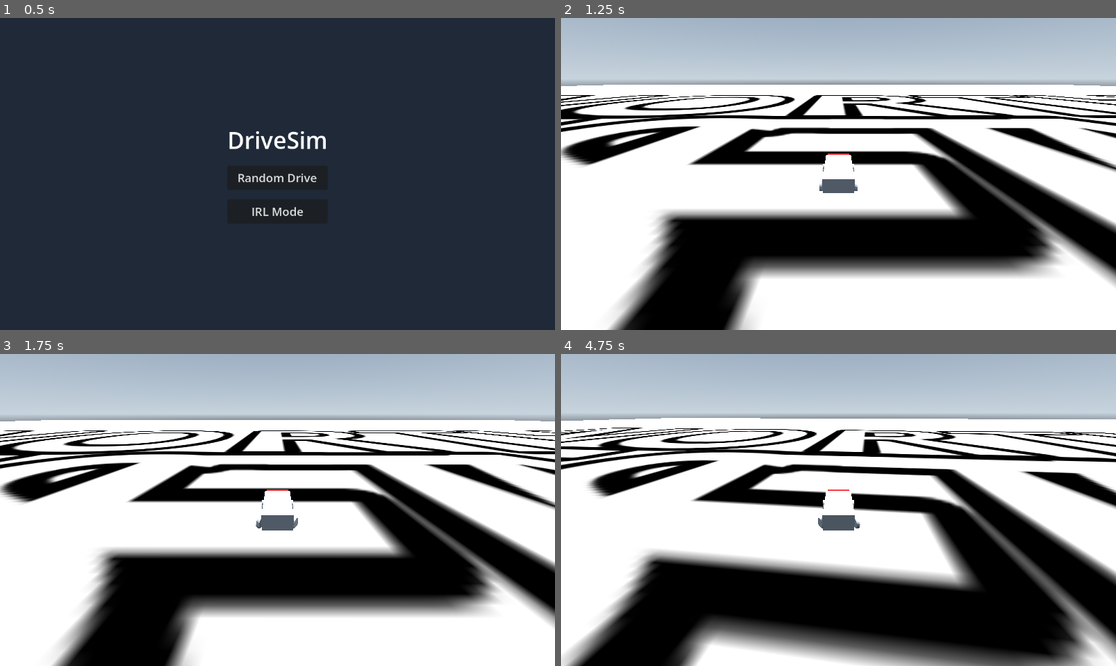
Above: before the commit, frames 1-4 (two rows, left to right).
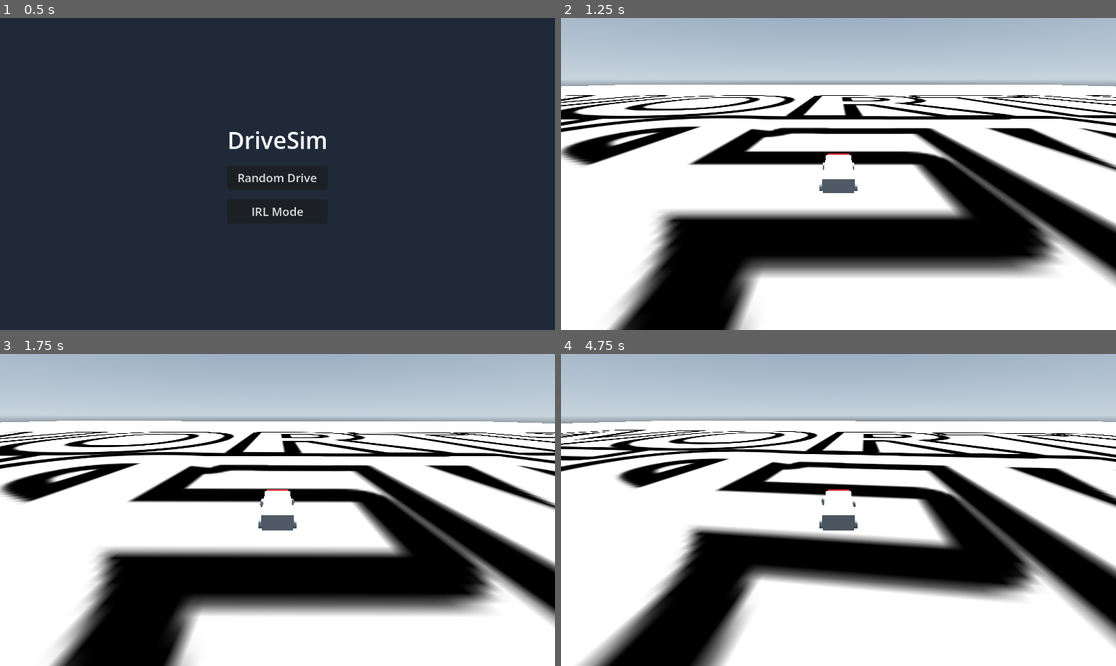
Above: after the commit, the same moments.

Repository: H3AD5H0TPlay/driveSim
Game: Godot game, scene res://scenes/UI/MainMenu.tscn
Two runs of this game, one before a commit and one after it. Both use one fixed random seed, a clock stepped at 60 frames per second and the inputs below.
Inputs:
- Up to frame 1 (0.5 s): no input
- Up to frame 2 (1.25 s): click "Random Drive" at 0.5 s
- Up to frame 3 (1.75 s): tap Enter (ui_accept) at 1.25, 1.52 s; hold Right (ui_right) from 1.28 s (still down)
- Up to frame 4 (4.75 s): release Right (ui_right) at 2.03 s; hold Down (ui_down) 2.03-2.78 s; tap Enter (ui_accept) at 2.27, 3.77, 4.52 s; hold Right (ui_right) 2.78-3.53 s; hold Up (ui_up) 3.53-4.28 s; hold Left (ui_left) from 4.28 s (still down)

Frame 1 is identical in both runs. In frame 2, 1.8% of the frame differs, in the area x 0-100%, y 21-50%; in frame 3, 5.9%; in frame 4, 42%, in the area x 0-100%, y 19-100%.

Commit message:
Fix wheel positions and invert engine force

Diff:
--- a/scenes/Vehicle/Vehicle.gd
+++ b/scenes/Vehicle/Vehicle.gd
@@ -16,9 +16,9 @@
 
 	var accel = 0.0
 	if Input.is_action_pressed("ui_up") or Input.is_physical_key_pressed(KEY_W):
+		accel = -MAX_ENGINE_FORCE
+	elif Input.is_action_pressed("ui_down") or Input.is_physical_key_pressed(KEY_S):
 		accel = MAX_ENGINE_FORCE
-	elif Input.is_action_pressed("ui_down") or Input.is_physical_key_pressed(KEY_S):
-		accel = -MAX_ENGINE_FORCE
 
 	engine_force = accel
 
--- a/scenes/Vehicle/Vehicle.tscn
+++ b/scenes/Vehicle/Vehicle.tscn
@@ -28,7 +28,7 @@
 material = SubResource("StandardMaterial3D_Nose")
 
 [node name="WheelFL" type="VehicleWheel3D" parent="."]
-transform = Transform3D(1, 0, 0, 0, 1, 0, 0, 0, 1, 1, 0.35, 1.5)
+transform = Transform3D(1, 0, 0, 0, 1, 0, 0, 0, 1, 1, 0.35, -1.5)
 use_as_traction = true
 use_as_steering = true
 wheel_radius = 0.35
@@ -41,7 +41,7 @@
 height = 0.2
 
 [node name="WheelFR" type="VehicleWheel3D" parent="."]
-transform = Transform3D(1, 0, 0, 0, 1, 0, 0, 0, 1, -1, 0.35, 1.5)
+transform = Transform3D(1, 0, 0, 0, 1, 0, 0, 0, 1, -1, 0.35, -1.5)
 use_as_traction = true
 use_as_steering = true
 wheel_radius = 0.35
@@ -54,7 +54,7 @@
 height = 0.2
 
 [node name="WheelBL" type="VehicleWheel3D" parent="."]
-transform = Transform3D(1, 0, 0, 0, 1, 0, 0, 0, 1, 1, 0.35, -1.2)
+transform = Transform3D(1, 0, 0, 0, 1, 0, 0, 0, 1, 1, 0.35, 1.5)
 use_as_traction = true
 wheel_radius = 0.35
 suspension_stiffness = 40.0
@@ -66,7 +66,7 @@
 height = 0.2
 
 [node name="WheelBR" type="VehicleWheel3D" parent="."]
-transform = Transform3D(1, 0, 0, 0, 1, 0, 0, 0, 1, -1, 0.35, -1.2)
+transform = Transform3D(1, 0, 0, 0, 1, 0, 0, 0, 1, -1, 0.35, 1.5)
 use_as_traction = true
 wheel_radius = 0.35
 suspension_stiffness = 40.0
